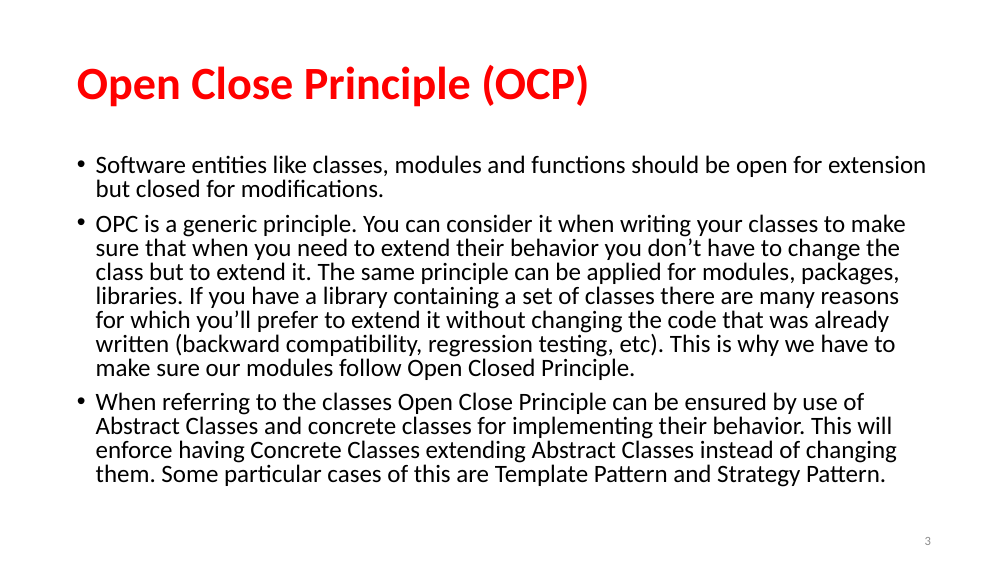
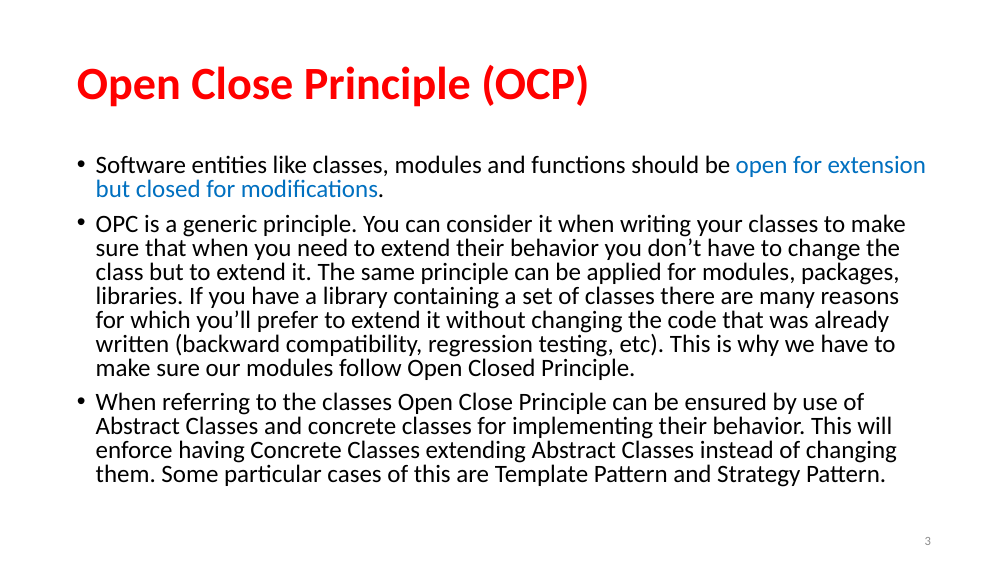
Before and after one commit to rainyheart/bjc-protoss-design_patten-demo, a slide deck: slide 3 of ppt/Design Patterns.pptx. Drawn at 1008x567 pixels with LibreOffice and Linux fonts; fonts in the diff are those of the drawing; background and template pictures are left out. Boxes give left, top, right and bottom in pixels: in the first picture for what was removed or moved away, otherwise in the second. Text is boxed around its words. In the diff, an @@ line names an element or a change of style, - is before the commit and + after.

```diff
--- a/ppt/Design Patterns.pptx
+++ b/ppt/Design Patterns.pptx
@@ text at [96, 155, 926, 197]: text colour #000000 to #0070C0 in "open for extension but closed for modifications." @@
```
Also in this commit, not shown: 5 other slides changed, 1 other file.
